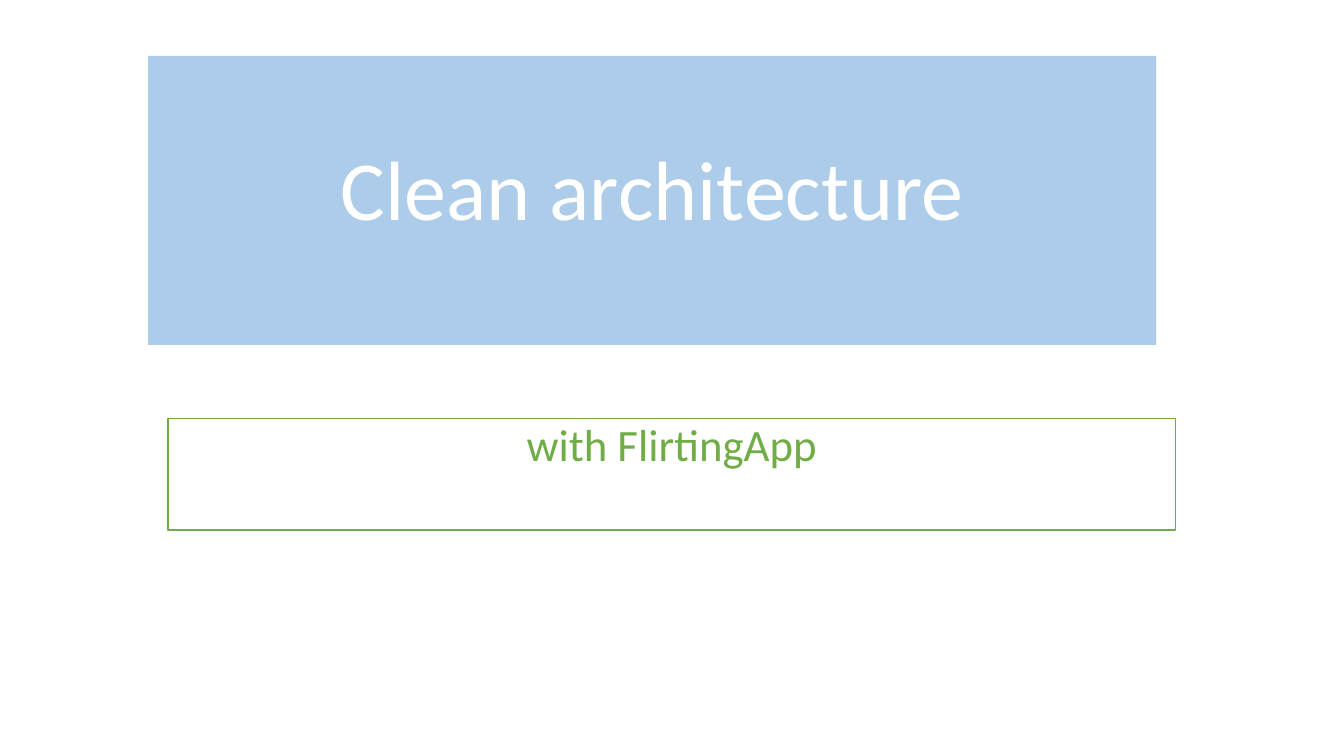
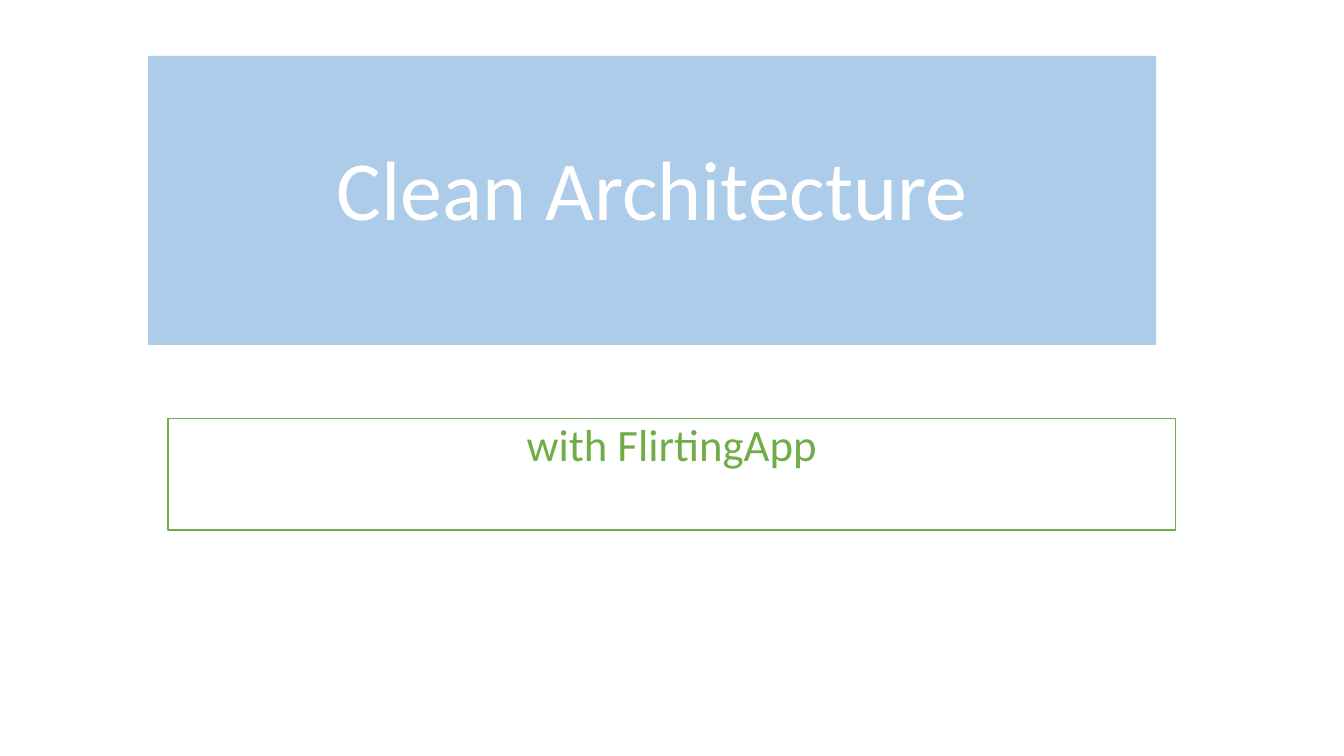
Before and after one commit to nguyentanphu/FlirtingApp, a slide deck: slide 1 of Introduction_to_clean_architecture.pptx. Drawn at 1344x756 pixels with LibreOffice and Linux fonts; fonts in the diff are those of the drawing; background and template pictures are left out. Boxes give left, top, right and bottom in pixels: in the first picture for what was removed or moved away, otherwise in the second. Text is boxed around its words. In the diff, an @@ line names an element or a change of style, - is before the commit and + after.

```diff
--- a/Introduction_to_clean_architecture.pptx
+++ b/Introduction_to_clean_architecture.pptx
@@ title at [336,162,968,221]: text changed @@
-Clean architecture
+Clean Architecture
```
Also in this commit, not shown: 3 other slides changed, 6 slides added, 2 slides removed.
